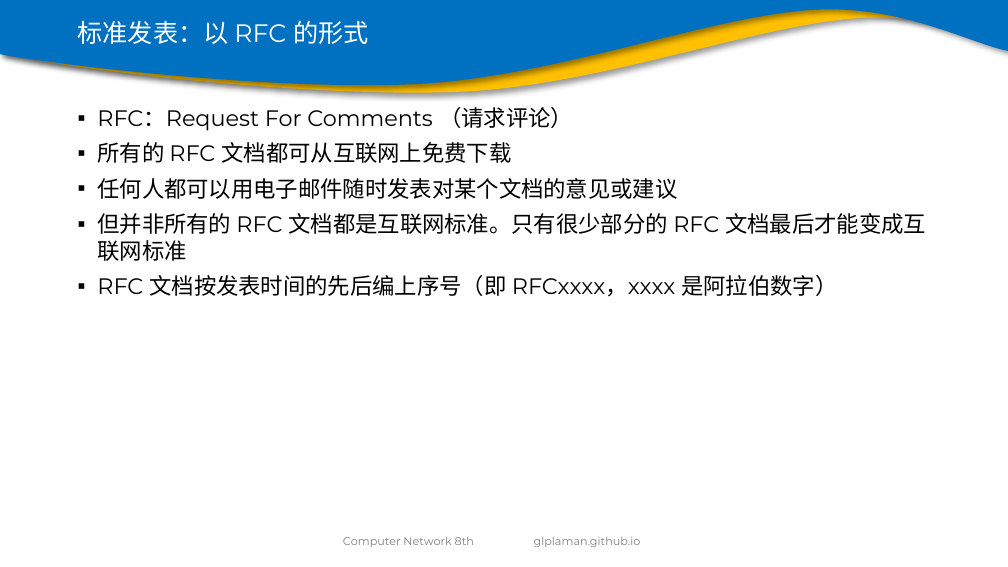
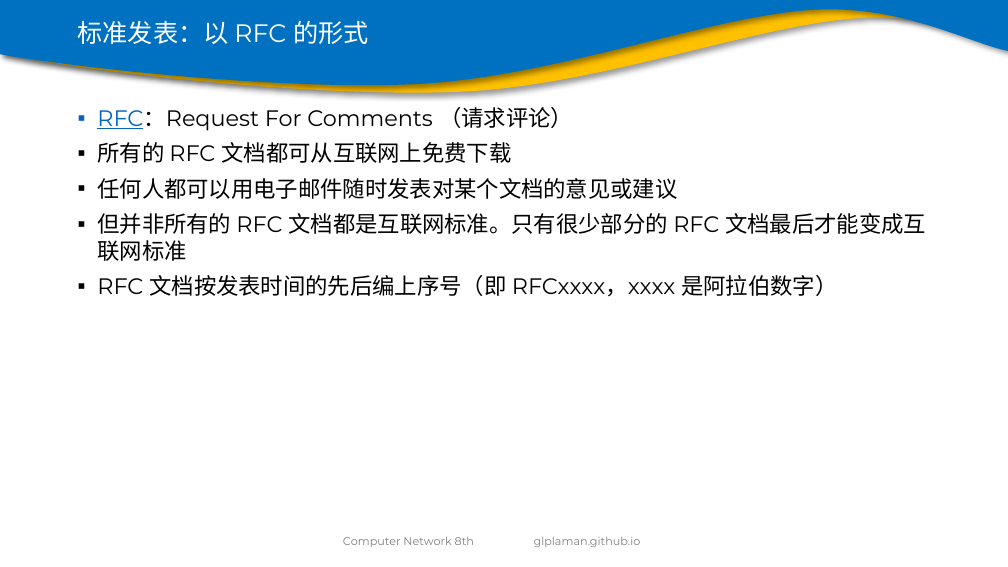
Before and after one commit to glplaman/glplaman.github.io, a slide deck: slide 28 of network/ppt/chap1.pptx. Drawn at 1008x567 pixels with LibreOffice and Linux fonts; fonts in the diff are those of the drawing; background and template pictures are left out. Boxes give left, top, right and bottom in pixels: in the first picture for what was removed or moved away, otherwise in the second. Text is boxed around its words. In the diff, an @@ line names an element or a change of style, - is before the commit and + after.

```diff
--- a/network/ppt/chap1.pptx
+++ b/network/ppt/chap1.pptx
@@ text at (x1=97, y1=107, x2=573, y2=131): text colour #000000 to #0563C1, underline on in "RFC：Request" @@
```
Also in this commit, not shown: 16 other files.
